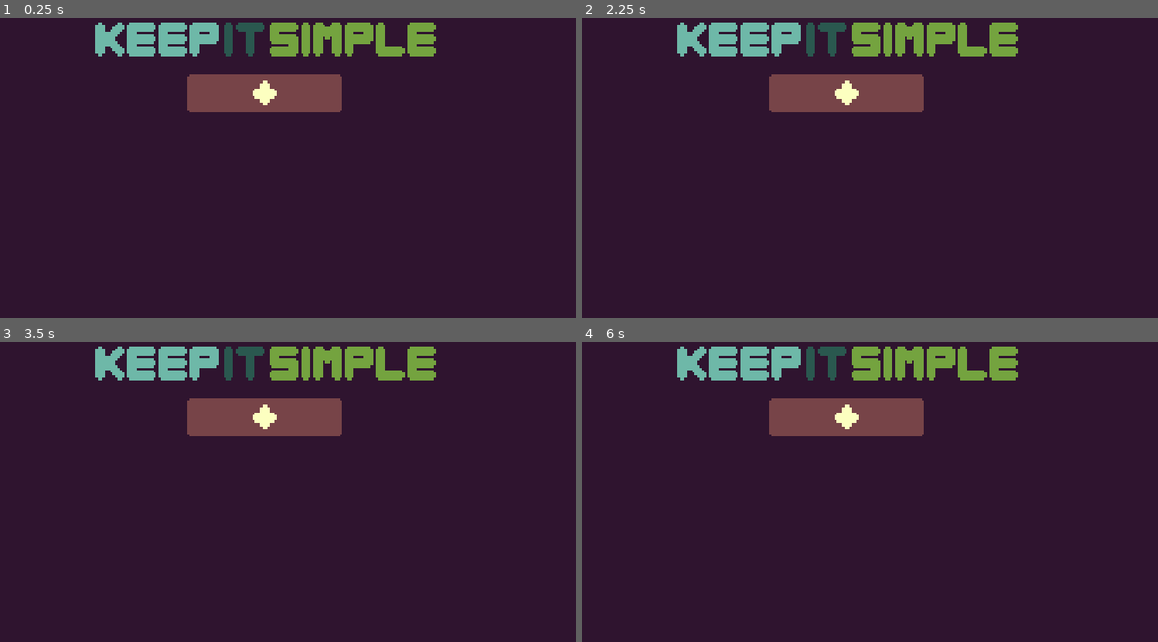
Above: before the commit, frames 1-4 (two rows, left to right).
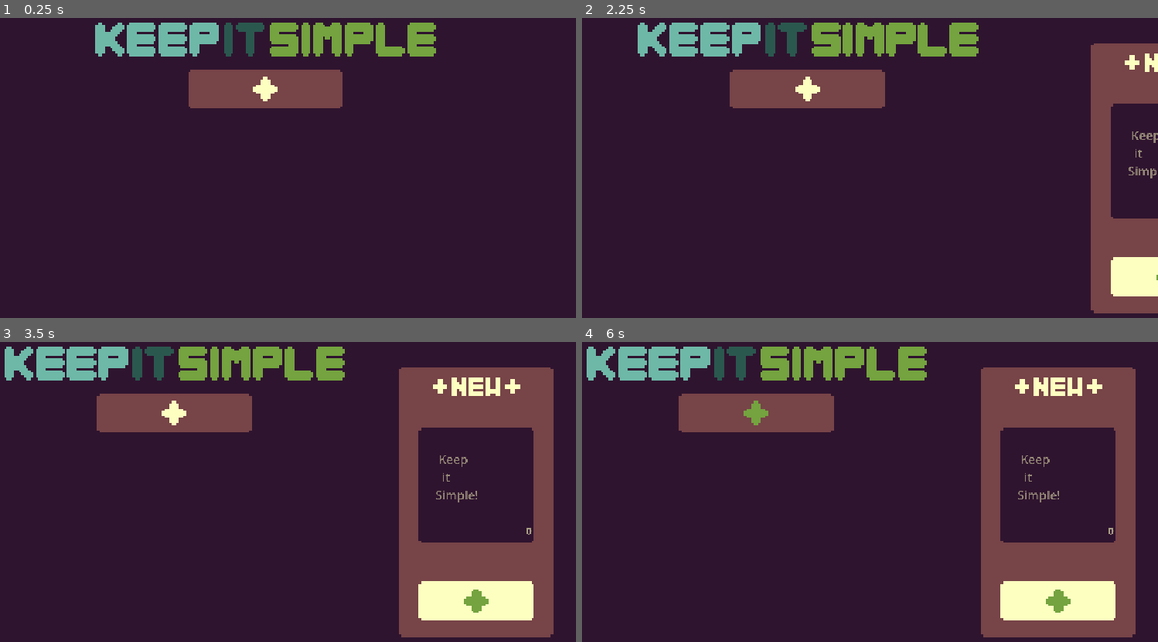
Above: after the commit, the same moments.

Repository: PixelCoreDev/KeepItSimple
Game: Godot game, scene res://Scenes/main_scene.tscn
Two runs of this game, one before a commit and one after it. Both use one fixed random seed, a clock stepped at 60 frames per second and the inputs below.
Inputs (mouse positions are in pixels of both pictures, inside the frame that each line leads up to):
- Up to frame 1 (0.25 s): no input
- Up to frame 2 (2.25 s): tap Enter at 0.5, 2 s; move the mouse to (985, 159) at 0.52 s; click (985, 159) at 0.6 s; right-click (985, 159) at 0.8 s; tap Space at 1.25 s; move the mouse to (726, 192) at 1.27 s; right-click (726, 192) at 1.35 s; click (726, 192) at 1.55 s; move the mouse to (910, 99) at 2.02 s; click (910, 99) at 2.1 s
- Up to frame 3 (3.5 s): right-click (328, 423) at 2.3 s; move the mouse to (236, 570) at 2.77 s; right-click (236, 570) at 2.85 s; click (236, 570) at 3.05 s
- Up to frame 4 (6 s): tap Space at 3.5, 5 s; move the mouse to (1037, 552) at 3.52 s; click (1037, 552) at 3.6 s; right-click (1037, 552) at 3.8 s; tap Enter at 4.25 s; move the mouse to (662, 447) at 4.27 s; right-click (662, 447) at 4.35 s; click (662, 447) at 4.55 s; move the mouse to (881, 501) at 5.02 s; click (881, 501) at 5.1 s; right-click (881, 501) at 5.3 s; move the mouse to (754, 414) at 5.77 s; right-click (754, 414) at 5.85 s

The runs differ from the first frame. In frame 1, 0.9% of the frame differs, in the area x 32-60%, y 17-32%; in frame 2, 15%; in frame 3, 27%, in the area x 0-97%, y 1-99%; in frame 4, 27%.

Commit message:
Fixed Scaling Issues

Diff:
--- a/Scenes/main_scene.tscn
+++ b/Scenes/main_scene.tscn
@@ -16,6 +16,23 @@
 [sub_resource type="StyleBoxFlat" id="StyleBoxFlat_2ia5b"]
 bg_color = Color(0.184314, 0.0784314, 0.184314, 1)
 
+[sub_resource type="StyleBoxEmpty" id="StyleBoxEmpty_drdnd"]
+
+[sub_resource type="StyleBoxEmpty" id="StyleBoxEmpty_ioaeq"]
+
+[sub_resource type="StyleBoxEmpty" id="StyleBoxEmpty_7ewk0"]
+
+[sub_resource type="StyleBoxEmpty" id="StyleBoxEmpty_lhp3t"]
+
+[sub_resource type="StyleBoxEmpty" id="StyleBoxEmpty_gnsmo"]
+
+[sub_resource type="Theme" id="Theme_drdnd"]
+VScrollBar/styles/grabber = SubResource("StyleBoxEmpty_drdnd")
+VScrollBar/styles/grabber_highlight = SubResource("StyleBoxEmpty_ioaeq")
+VScrollBar/styles/grabber_pressed = SubResource("StyleBoxEmpty_7ewk0")
+VScrollBar/styles/scroll = SubResource("StyleBoxEmpty_lhp3t")
+VScrollBar/styles/scroll_focus = SubResource("StyleBoxEmpty_gnsmo")
+
 [sub_resource type="SystemFont" id="SystemFont_lhp3t"]
 
 [sub_resource type="LabelSettings" id="LabelSettings_gnsmo"]
@@ -187,6 +204,41 @@
 grow_vertical = 2
 mouse_filter = 2
 
+[node name="ToDos" type="ScrollContainer" parent="Main" node_paths=PackedStringArray("parent")]
+layout_mode = 1
+anchors_preset = 13
+anchor_left = 0.5
+anchor_right = 0.5
+anchor_bottom = 1.0
+offset_left = -513.0
+offset_right = -256.0
+offset_bottom = -432.0
+grow_horizontal = 2
+grow_vertical = 2
+scale = Vector2(4, 4)
+theme = SubResource("Theme_drdnd")
+script = ExtResource("6_drdnd")
+parent = NodePath("VBox")
+toDoScene = ExtResource("7_ioaeq")
+
+[node name="VBox" type="VBoxContainer" parent="Main/ToDos"]
+layout_mode = 2
+size_flags_horizontal = 3
+size_flags_vertical = 3
+
+[node name="Spacer" type="Control" parent="Main/ToDos/VBox"]
+custom_minimum_size = Vector2(0, 50)
+layout_mode = 2
+
+[node name="BG2" type="Panel" parent="Main"]
+layout_mode = 1
+anchors_preset = 10
+anchor_right = 1.0
+offset_bottom = 203.0
+grow_horizontal = 2
+mouse_filter = 2
+theme_override_styles/panel = SubResource("StyleBoxFlat_2ia5b")
+
 [node name="Title" type="TextureRect" parent="Main"]
 layout_mode = 1
 anchors_preset = 5
@@ -202,13 +254,15 @@
 texture = ExtResource("1_iacmt")
 
 [node name="AddButton" type="HBoxContainer" parent="Main" node_paths=PackedStringArray("anim", "textEdit", "error", "characters", "todoList")]
-layout_mode = 2
-offset_left = 244.0
-offset_top = 118.0
-offset_right = 376.0
-offset_bottom = 134.0
-grow_horizontal = 2
-grow_vertical = 2
+layout_mode = 1
+anchors_preset = 5
+anchor_left = 0.5
+anchor_right = 0.5
+offset_left = -267.0
+offset_top = 111.0
+offset_right = -135.0
+offset_bottom = 127.0
+grow_horizontal = 2
 scale = Vector2(4, 4)
 size_flags_horizontal = 3
 mouse_filter = 2
@@ -227,37 +281,13 @@
 tNormal = ExtResource("2_6ev3c")
 tHover = ExtResource("4_maf8m")
 
-[node name="ToDos" type="ScrollContainer" parent="Main" node_paths=PackedStringArray("parent")]
+[node name="AddMenu" type="Control" parent="."]
 layout_mode = 1
 anchors_preset = 15
 anchor_right = 1.0
 anchor_bottom = 1.0
-offset_left = -49.0
-offset_top = 151.0
-offset_right = -793.0
-offset_bottom = -319.0
-grow_horizontal = 2
-grow_vertical = 2
-scale = Vector2(4, 4)
-vertical_scroll_mode = 0
-script = ExtResource("6_drdnd")
-parent = NodePath("VBox")
-toDoScene = ExtResource("7_ioaeq")
-
-[node name="VBox" type="VBoxContainer" parent="Main/ToDos"]
-layout_mode = 2
-size_flags_horizontal = 3
-size_flags_vertical = 3
-
-[node name="Spacer" type="Control" parent="Main/ToDos/VBox"]
-custom_minimum_size = Vector2(0, 17.875)
-layout_mode = 2
-
-[node name="AddMenu" type="Control" parent="."]
-layout_mode = 1
-anchors_preset = 15
-anchor_right = 1.0
-anchor_bottom = 1.0
+offset_left = 325.0
+offset_right = 325.0
 grow_horizontal = 2
 grow_vertical = 2
 mouse_filter = 2
--- a/Scenes/to_do.tscn
+++ b/Scenes/to_do.tscn
@@ -25,6 +25,46 @@
 font_size = 80
 font_color = Color(0.988235, 1, 0.752941, 1)
 
+[sub_resource type="Animation" id="Animation_0dhj7"]
+resource_name = "HideSelection"
+length = 0.2
+tracks/0/type = "value"
+tracks/0/imported = false
+tracks/0/enabled = true
+tracks/0/path = NodePath("Panel/StateSelection_1:position")
+tracks/0/interp = 1
+tracks/0/loop_wrap = true
+tracks/0/keys = {
+"times": PackedFloat32Array(0, 0.2),
+"transitions": PackedFloat32Array(0.5, 0.5),
+"update": 0,
+"values": [Vector2(-16, -16), Vector2(0, 0)]
+}
+tracks/1/type = "value"
+tracks/1/imported = false
+tracks/1/enabled = true
+tracks/1/path = NodePath("Panel/StateSelection_2:position")
+tracks/1/interp = 1
+tracks/1/loop_wrap = true
+tracks/1/keys = {
+"times": PackedFloat32Array(0, 0.2),
+"transitions": PackedFloat32Array(0.5, 0.5),
+"update": 0,
+"values": [Vector2(0, -18), Vector2(0, 0)]
+}
+tracks/2/type = "value"
+tracks/2/imported = false
+tracks/2/enabled = true
+tracks/2/path = NodePath("Panel/StateSelection_3:position")
+tracks/2/interp = 1
+tracks/2/loop_wrap = true
+tracks/2/keys = {
+"times": PackedFloat32Array(0, 0.2),
+"transitions": PackedFloat32Array(0.5, 0.5),
+"update": 0,
+"values": [Vector2(16, -16), Vector2(0, 0)]
+}
+
 [sub_resource type="Animation" id="Animation_pwumx"]
 resource_name = "Idle"
 tracks/0/type = "value"
@@ -141,46 +181,6 @@
 "transitions": PackedFloat32Array(0.5, 0.5),
 "update": 0,
 "values": [Vector2(0, 0), Vector2(16, -16)]
-}
-
-[sub_resource type="Animation" id="Animation_0dhj7"]
-resource_name = "HideSelection"
-length = 0.2
-tracks/0/type = "value"
-tracks/0/imported = false
-tracks/0/enabled = true
-tracks/0/path = NodePath("Panel/StateSelection_1:position")
-tracks/0/interp = 1
-tracks/0/loop_wrap = true
-tracks/0/keys = {
-"times": PackedFloat32Array(0, 0.2),
-"transitions": PackedFloat32Array(0.5, 0.5),
-"update": 0,
-"values": [Vector2(-16, -16), Vector2(0, 0)]
-}
-tracks/1/type = "value"
-tracks/1/imported = false
-tracks/1/enabled = true
-tracks/1/path = NodePath("Panel/StateSelection_2:position")
-tracks/1/interp = 1
-tracks/1/loop_wrap = true
-tracks/1/keys = {
-"times": PackedFloat32Array(0, 0.2),
-"transitions": PackedFloat32Array(0.5, 0.5),
-"update": 0,
-"values": [Vector2(0, -18), Vector2(0, 0)]
-}
-tracks/2/type = "value"
-tracks/2/imported = false
-tracks/2/enabled = true
-tracks/2/path = NodePath("Panel/StateSelection_3:position")
-tracks/2/interp = 1
-tracks/2/loop_wrap = true
-tracks/2/keys = {
-"times": PackedFloat32Array(0, 0.2),
-"transitions": PackedFloat32Array(0.5, 0.5),
-"update": 0,
-"values": [Vector2(16, -16), Vector2(0, 0)]
 }
 
 [sub_resource type="AnimationLibrary" id="AnimationLibrary_04ki8"]
@@ -228,6 +228,8 @@
 failedHover = ExtResource("8_wv5ab")
 
 [node name="StateSelection_1" type="TextureRect" parent="Panel"]
+visible = false
+z_index = 2
 layout_mode = 1
 anchors_preset = 4
 anchor_top = 0.5
@@ -243,6 +245,8 @@
 tHover = ExtResource("6_pwumx")
 
 [node name="StateSelection_2" type="TextureRect" parent="Panel"]
+visible = false
+z_index = 2
 layout_mode = 1
 anchors_preset = 4
 anchor_top = 0.5
@@ -258,6 +262,8 @@
 tHover = ExtResource("8_wv5ab")
 
 [node name="StateSelection_3" type="TextureRect" parent="Panel"]
+visible = false
+z_index = 2
 layout_mode = 1
 anchors_preset = 4
 anchor_top = 0.5
--- a/Scripts/StateSelection.gd
+++ b/Scripts/StateSelection.gd
@@ -72,10 +72,17 @@
 		selection3.tNormal = failed
 		selection3.tHover = failedHover
 
+	selection1.visible = true
+	selection2.visible = true
+	selection3.visible = true
+
 	showing = true
 	anim.play("ShowSelection")
 
 func hideSelection():
+	selection1.visible = false
+	selection2.visible = false
+	selection3.visible = false
 	showing = false
 	anim.play("HideSelection")
 
Not shown: 1 places in Scenes/main_scene.tscn that only renumber resources
Not shown, changed: Build/KeepItSimple.pck
